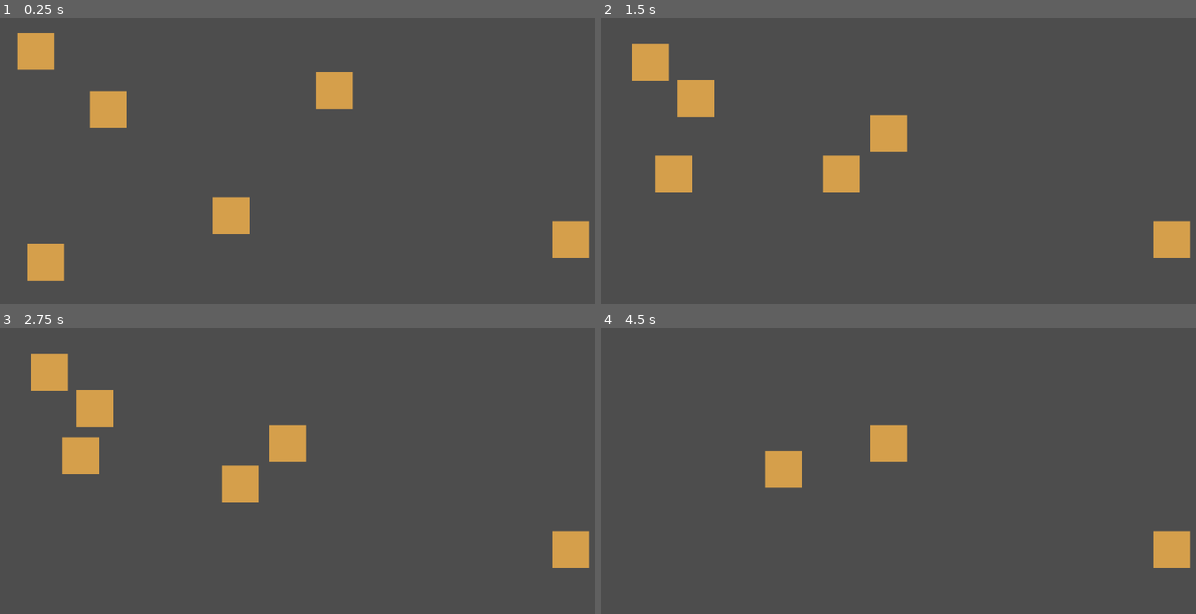
Above: before the commit, frames 1-4 (two rows, left to right).
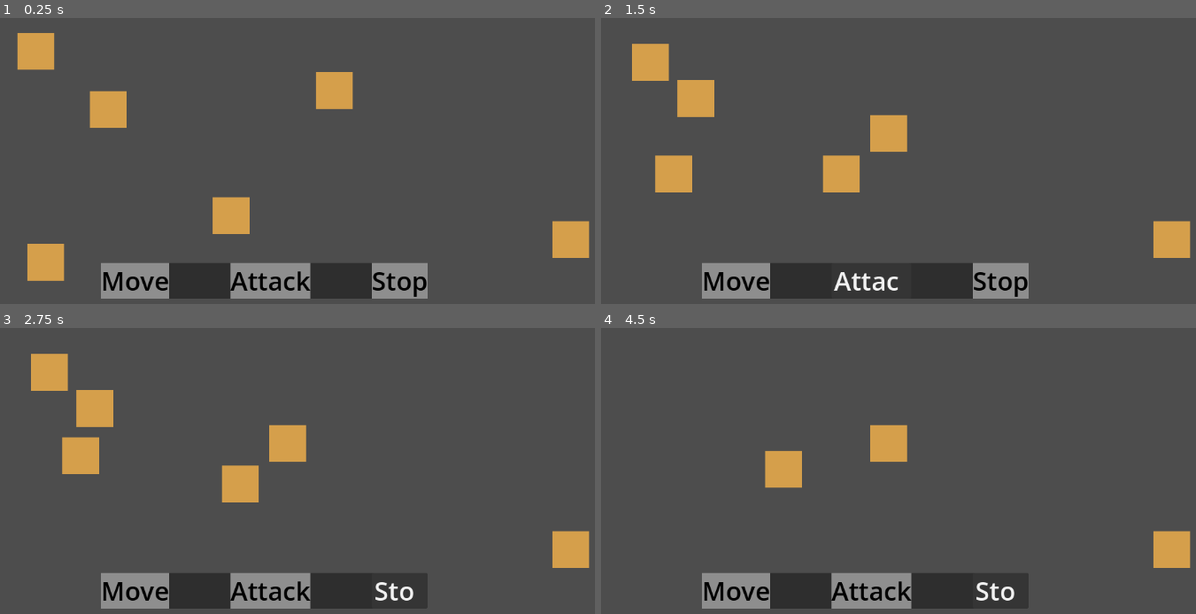
Above: after the commit, the same moments.

Repository: znichola/tent-general
Game: Godot game, scene res://game_board/game_board.tscn
The game is run twice, just before and just after one commit, with the same random seed, the same clock (stepped at 60 frames per second) and the same inputs. The project has no main scene, so this scene is started directly.
Inputs (mouse positions are in pixels of both pictures, inside the frame that each line leads up to):
- Up to frame 1 (0.25 s): no input
- Up to frame 2 (1.5 s): click (737, 281) at 0.5 s, where only the run after the commit has a clickable "Move"; click (868, 281) at 1.25 s, where only the run after the commit has a clickable "Attack"
- Up to frame 3 (2.75 s): click (398, 591) at 2 s, where only the run after the commit has a clickable "Stop"
- Up to frame 4 (4.5 s): click (737, 591) at 2.75 s, where only the run after the commit has a clickable "Move"; click (868, 591) at 3.5 s, where only the run after the commit has a clickable "Attack"; click (999, 591) at 4.25 s, where only the run after the commit has a clickable "Stop"

The runs differ from the first frame. In frame 1, 6.6% of the frame differs, in the area x 16-72%, y 85-99%; in frame 2, 5.4%; in frame 3, 5.7%; in frame 4, 5.7%.

Commit message:
WIP buttons and group selection

Diff:
--- /dev/null
+++ b/game_board/command_panel/button.tscn
@@ -0,0 +1,20 @@
+[gd_scene format=3 uid="uid://dpi8exvqnkisy"]
+
+[ext_resource type="StyleBox" uid="uid://lknotxvnanev" path="res://themes/button_style_box_flat.tres" id="1_f4yjh"]
+
+[node name="Button" type="Button" unique_id=1175768534]
+anchors_preset = 8
+anchor_left = 0.5
+anchor_top = 0.5
+anchor_right = 0.5
+anchor_bottom = 0.5
+offset_left = -27.0
+offset_top = -11.5
+offset_right = 27.0
+offset_bottom = 11.5
+grow_horizontal = 2
+grow_vertical = 2
+theme_override_colors/font_color = Color(0, 0, 0, 1)
+theme_override_font_sizes/font_size = 42
+theme_override_styles/normal = ExtResource("1_f4yjh")
+text = "Button"
--- /dev/null
+++ b/game_board/command_panel/buttons_container.tscn
@@ -0,0 +1,29 @@
+[gd_scene format=3 uid="uid://gwlewfdv1owi"]
+
+[ext_resource type="PackedScene" uid="uid://dpi8exvqnkisy" path="res://game_board/command_panel/button.tscn" id="1_8vyyt"]
+
+[node name="ButtonsContainer" type="GridContainer" unique_id=1550698775]
+anchors_preset = 7
+anchor_left = 0.5
+anchor_top = 1.0
+anchor_right = 0.5
+anchor_bottom = 1.0
+offset_left = -266.0
+offset_top = -58.0
+offset_right = 266.0
+grow_horizontal = 2
+grow_vertical = 0
+theme_override_constants/h_separation = 100
+columns = 3
+
+[node name="Move" parent="." unique_id=1175768534 instance=ExtResource("1_8vyyt")]
+layout_mode = 2
+text = "Move"
+
+[node name="Attack" parent="." unique_id=2071115408 instance=ExtResource("1_8vyyt")]
+layout_mode = 2
+text = "Attack"
+
+[node name="Stop" parent="." unique_id=952852596 instance=ExtResource("1_8vyyt")]
+layout_mode = 2
+text = "Stop"
--- /dev/null
+++ b/game_board/command_panel/command_panel.tscn
@@ -0,0 +1,29 @@
+[gd_scene format=3 uid="uid://cqevojnb0h74j"]
+
+[ext_resource type="PackedScene" uid="uid://gwlewfdv1owi" path="res://game_board/command_panel/buttons_container.tscn" id="1_8vyyt"]
+
+[node name="CommandPanel" type="Panel" unique_id=1889630859]
+anchors_preset = 7
+anchor_left = 0.5
+anchor_top = 1.0
+anchor_right = 0.5
+anchor_bottom = 1.0
+offset_left = -266.0
+offset_top = -58.0
+offset_right = 266.0
+grow_horizontal = 2
+grow_vertical = 0
+
+[node name="ButtonsContainer" parent="." unique_id=1550698775 instance=ExtResource("1_8vyyt")]
+layout_mode = 0
+anchors_preset = 0
+anchor_left = 0.0
+anchor_top = 0.0
+anchor_right = 0.0
+anchor_bottom = 0.0
+offset_left = 0.0
+offset_top = 0.0
+offset_right = 532.0
+offset_bottom = 58.0
+grow_horizontal = 1
+grow_vertical = 1
--- a/game_board/game_board.tscn
+++ b/game_board/game_board.tscn
@@ -1,8 +1,10 @@
 [gd_scene format=3 uid="uid://buexq8s1a327r"]
 
 [ext_resource type="PackedScene" uid="uid://cyscttd02w5et" path="res://game_board/group/group.tscn" id="1_qlpbi"]
+[ext_resource type="PackedScene" uid="uid://cqevojnb0h74j" path="res://game_board/command_panel/command_panel.tscn" id="2_rkty7"]
+[ext_resource type="Script" uid="uid://bqy1y6aypc3pi" path="res://game_board/selection_manager.gd" id="3_y6ip2"]
 
-[node name="Node2D" type="Node2D" unique_id=1058872266]
+[node name="GameBoard" type="Node2D" unique_id=1058872266]
 
 [node name="Archer" parent="." unique_id=186043592 instance=ExtResource("1_qlpbi")]
 position = Vector2(344, 338)
@@ -21,3 +23,12 @@
 
 [node name="Archer6" parent="." unique_id=279985225 instance=ExtResource("1_qlpbi")]
 position = Vector2(1075, 533)
+
+[node name="CanvasLayer" type="CanvasLayer" parent="." unique_id=1328258671]
+
+[node name="CommandPanel" parent="CanvasLayer" unique_id=1889630859 instance=ExtResource("2_rkty7")]
+offset_top = -77.0
+offset_bottom = -19.0
+
+[node name="SelectionManager" type="Node2D" parent="." unique_id=180807138]
+script = ExtResource("3_y6ip2")
--- a/game_board/group/group.gd
+++ b/game_board/group/group.gd
@@ -1,10 +1,14 @@
 extends Node2D
 class_name Group
 
-@onready var health_component: HealthComponent = get_node("HealthComponent")
+@onready var health_component: HealthComponent = $"HealthComponent"
 
 func _ready() -> void:
 	health_component.on_death.connect(_on_died)
 
 func _on_died() -> void:
 	queue_free()
+
+func select() -> void:
+	#TODO: Implement selection visuals here
+	print("Selected group: %s" % name)
--- /dev/null
+++ b/game_board/selection_manager.gd
@@ -0,0 +1,31 @@
+extends Node2D
+
+var selected_groups = []
+
+func _input(event):
+	var left_clicked: bool = event is InputEventMouseButton and event.pressed and event.button_index == MOUSE_BUTTON_LEFT
+
+	if left_clicked:
+		var space_state = get_world_2d().direct_space_state
+		var query = PhysicsPointQueryParameters2D.new()
+		query.position = get_global_mouse_position()
+		query.collide_with_areas = true
+		query.collision_mask = 1
+		var result = space_state.intersect_point(query)
+
+		if result.size() > 0:
+			var clicked_area = result[0].collider
+			var parent = clicked_area.get_parent()
+
+			if parent is Group:
+				select_group(parent)
+
+func select_group(group: Group) -> void:
+	if group not in selected_groups:
+		selected_groups.append(group)
+		group.select()
+
+func clear_selection() -> void:
+	for group in selected_groups:
+		group.deselect()
+	selected_groups.clear()
--- /dev/null
+++ b/themes/button_style_box_flat.tres
@@ -0,0 +1,4 @@
+[gd_resource type="StyleBoxFlat" format=3 uid="uid://lknotxvnanev"]
+
+[resource]
+bg_color = Color(0.556953, 0.556953, 0.556953, 1)
Not shown, added: game_board/selection_manager.gd.uid
